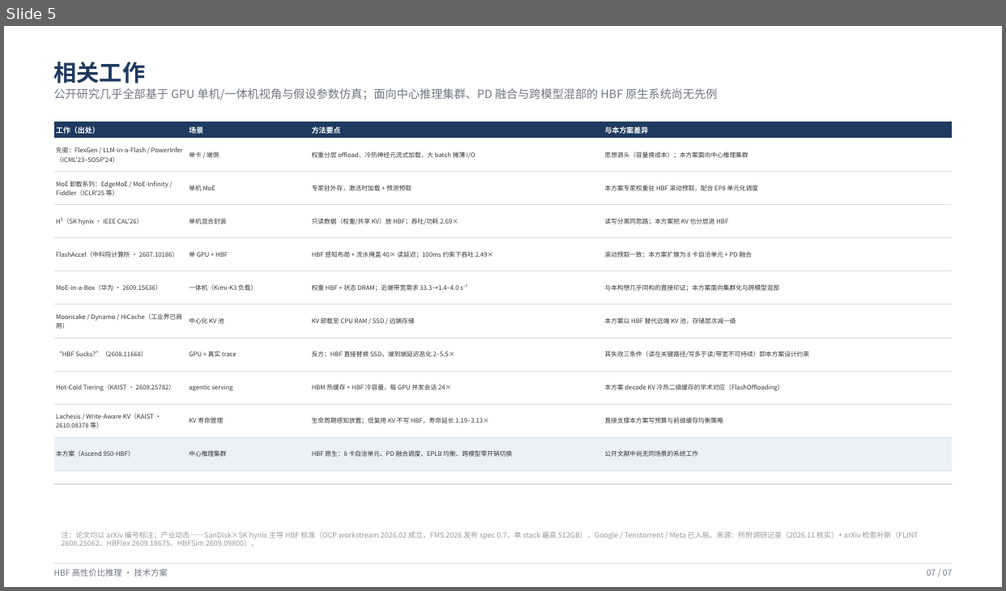
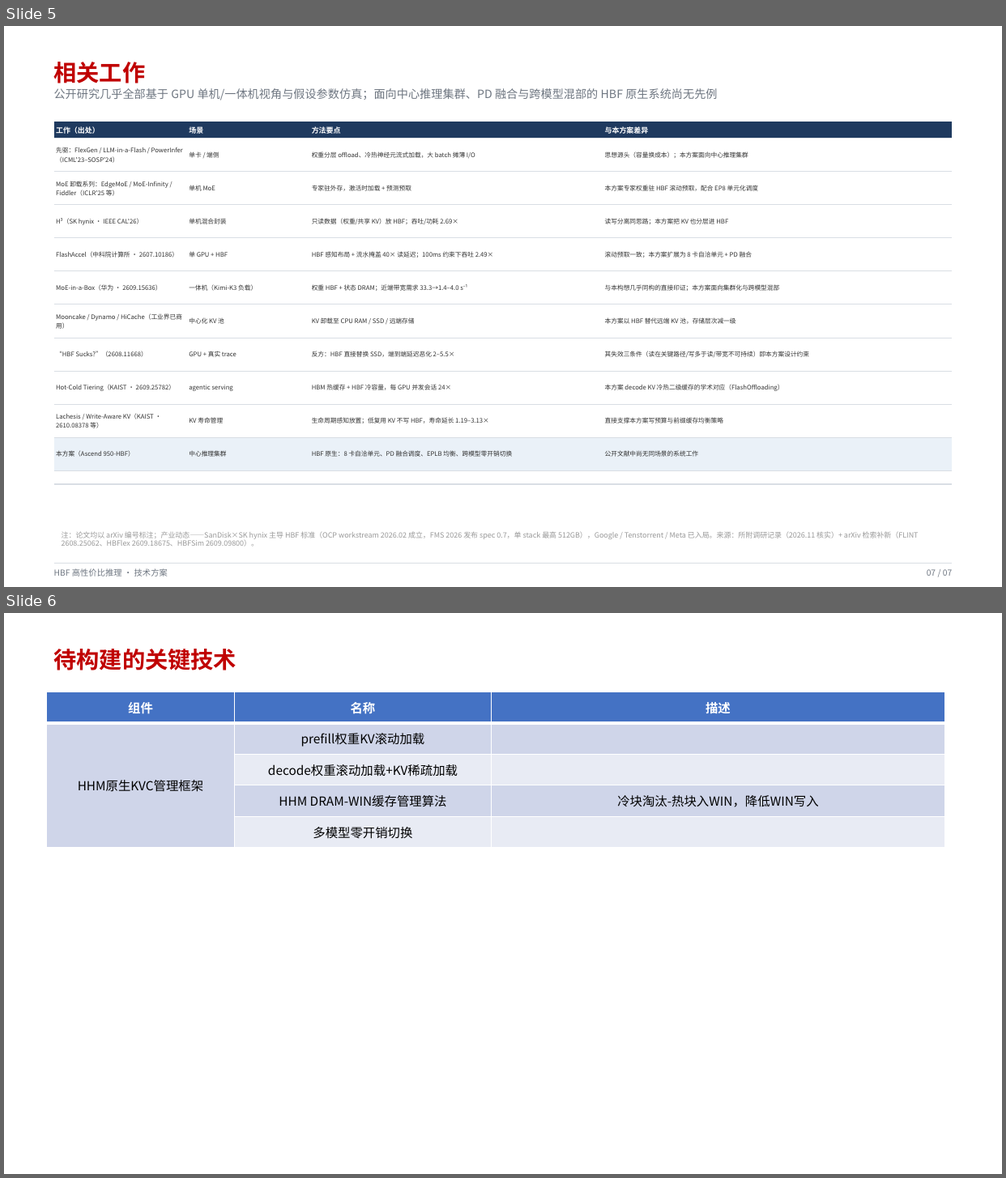
Before and after one commit to xwLearnsLLM/PrefixCacheSurvey, a slide deck: hbf-inference/HBF推理系统构想.pptx. Shown one above the other, each under a label of ours: slide 5 before the commit, slides 5 and 6 after it. The pictures are 1006x591 and 1006x1178 pixels, drawn with LibreOffice and Linux fonts; fonts in the diff are those of the drawing. Boxes give left, top, right and bottom in pixels: in the first picture for what was removed or moved away, otherwise in the second. Text is boxed around its words. In the diff, an @@ line names an element or a change of style, - is before the commit and + after.

```diff
--- a/hbf-inference/HBF推理系统构想.pptx
+++ b/hbf-inference/HBF推理系统构想.pptx
@@ slide 6 added at (x1=4, y1=613, x2=1002, y2=1174), background #FFFFFF @@
@@ text added at (x1=54, y1=649, x2=236, y2=671), 22 pt, text #C00000, bold @@
+待构建的关键技术
@@ table added at (x1=47, y1=692, x2=945, y2=847), 5 rows, 3 columns @@
+组件 | 名称 | 描述
+HHM原生KVC管理框架 | prefill权重KV滚动加载 | 
+ | decode权重滚动加载+KV稀疏加载 | 
+ | HHM DRAM-WIN缓存管理算法 | 冷块淘汰-热块入WIN，降低WIN写入
+ | 多模型零开销切换 | 
@@ slide 5 changed as well @@
@@ text "相关工作" at (x1=54, y1=62, x2=146, y2=84): text colour #1F3A5F to #C00000 @@
```
Also in this commit, not shown: 4 other slides changed, 5 other slides added, 2 slides removed.
